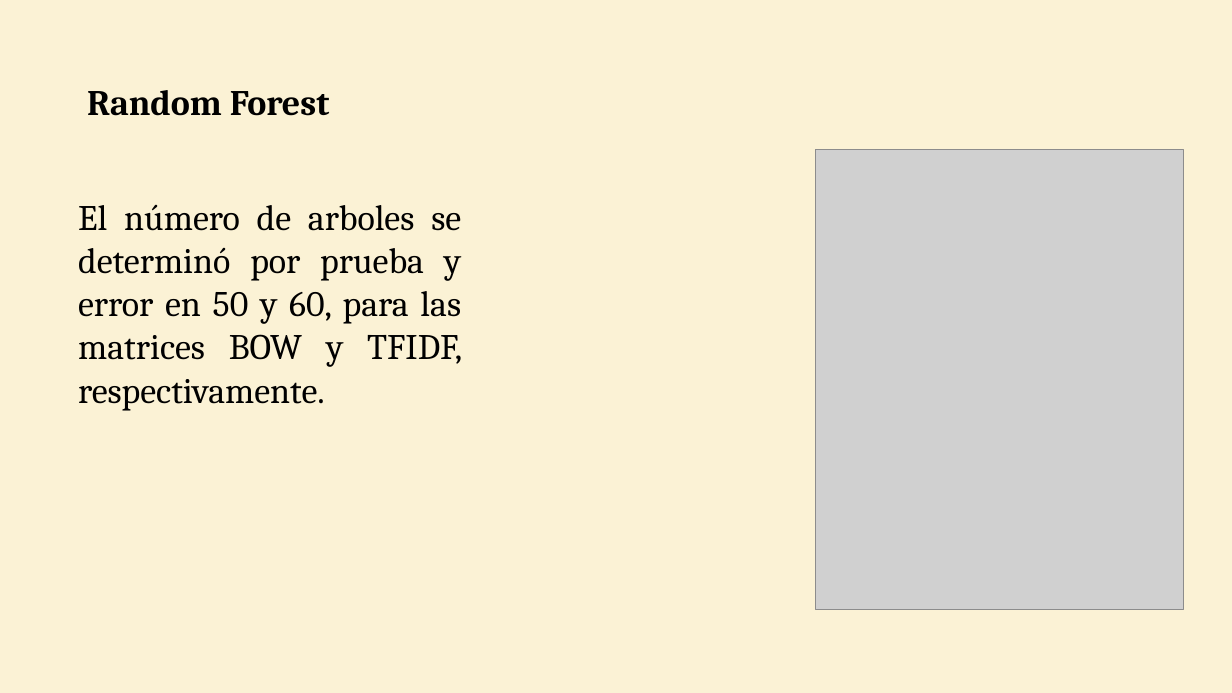
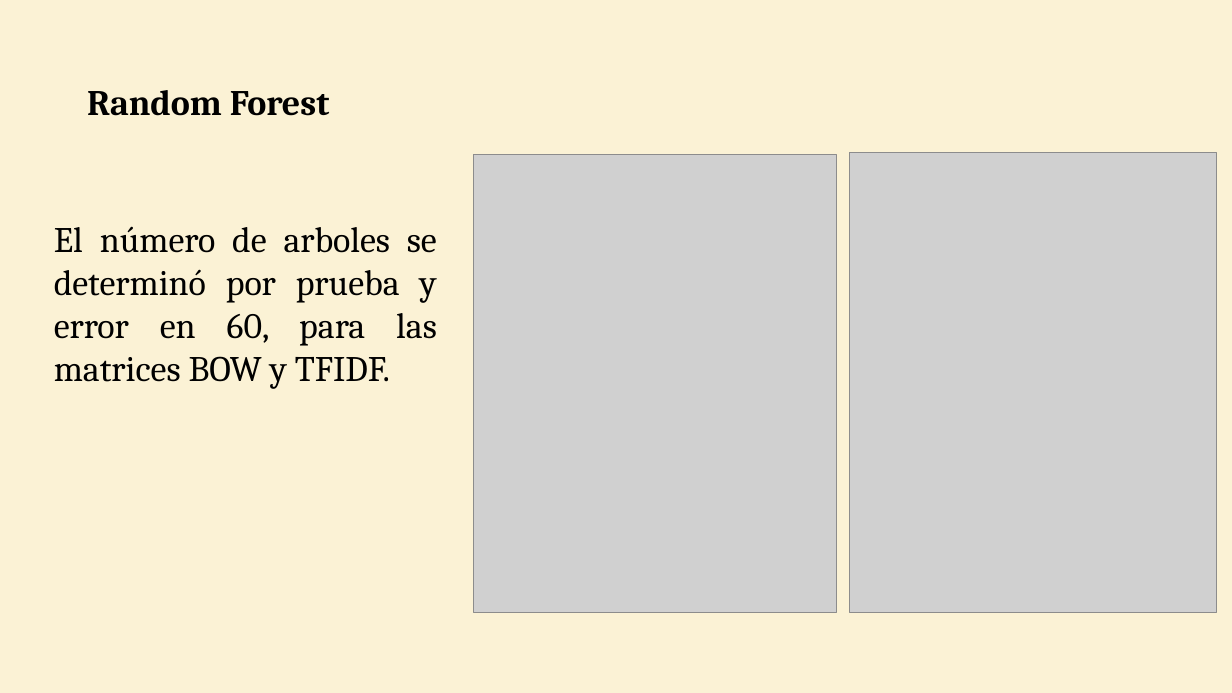
Before and after one commit to WilderGitHub/MCD, a slide deck: slide 14 of II. 08 Minería de Datos II/Proyecto Final.pptx. Drawn at 1232x693 pixels with LibreOffice and Linux fonts; fonts in the diff are those of the drawing; grey boxes stand for pictures. Boxes give left, top, right and bottom in pixels: in the first picture for what was removed or moved away, otherwise in the second. Text is boxed around its words. In the diff, an @@ line names an element or a change of style, - is before the commit and + after.

Commit message:
ya casi listo para exponer

```diff
--- a/II. 08 Minería de Datos II/Proyecto Final.pptx
+++ b/II. 08 Minería de Datos II/Proyecto Final.pptx
@@ picture added at (473,155,836,613) @@
@@ picture: place and size @@
-picture at (816,150,1184,610)
+picture at (849,152,1217,613)
@@ text at (54,226,437,389): text changed @@
-El número de arboles se determinó por prueba y error en 50 y 60, para las matrices BOW y TFIDF, respectivamente.
+El número de arboles se determinó por prueba y error en 60, para las matrices BOW y TFIDF.
```
Also in this commit, not shown: 4 other slides changed, 9 slides added, 16 slides removed, 1 other file.
